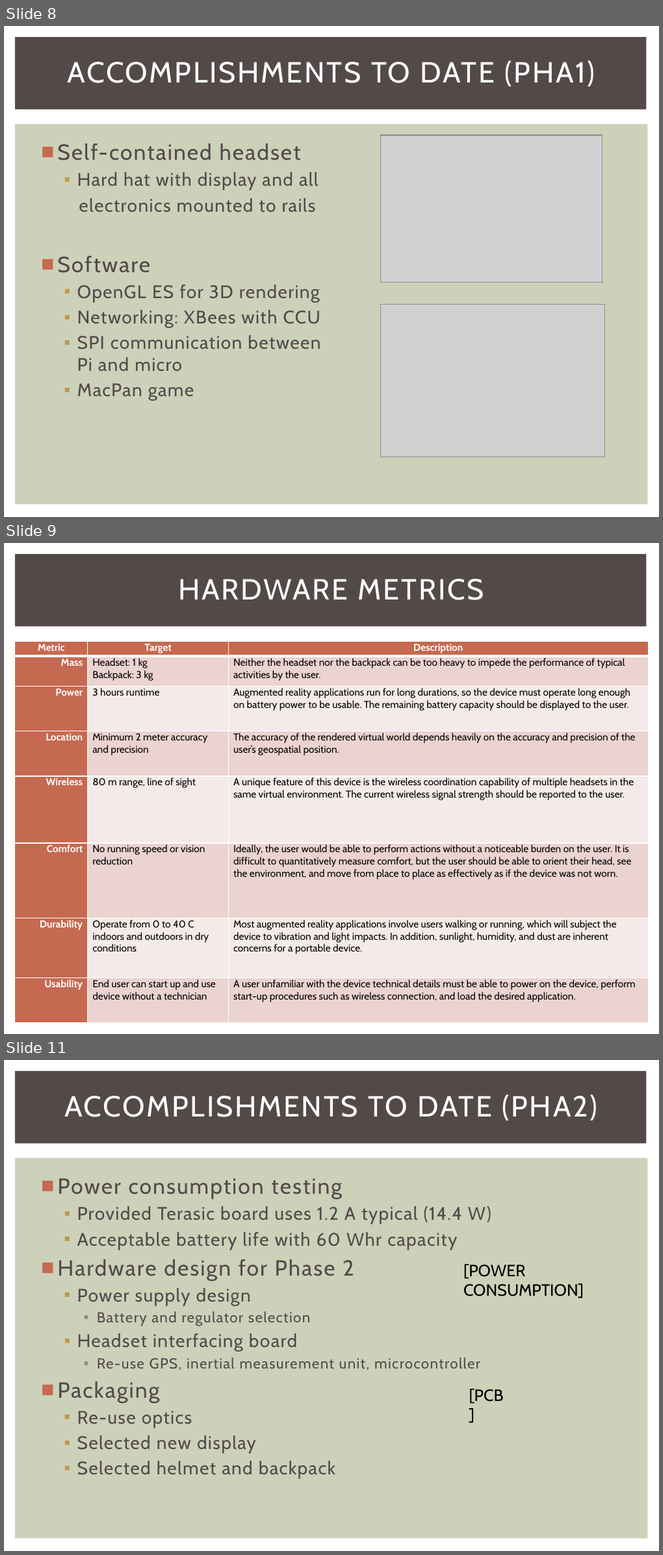
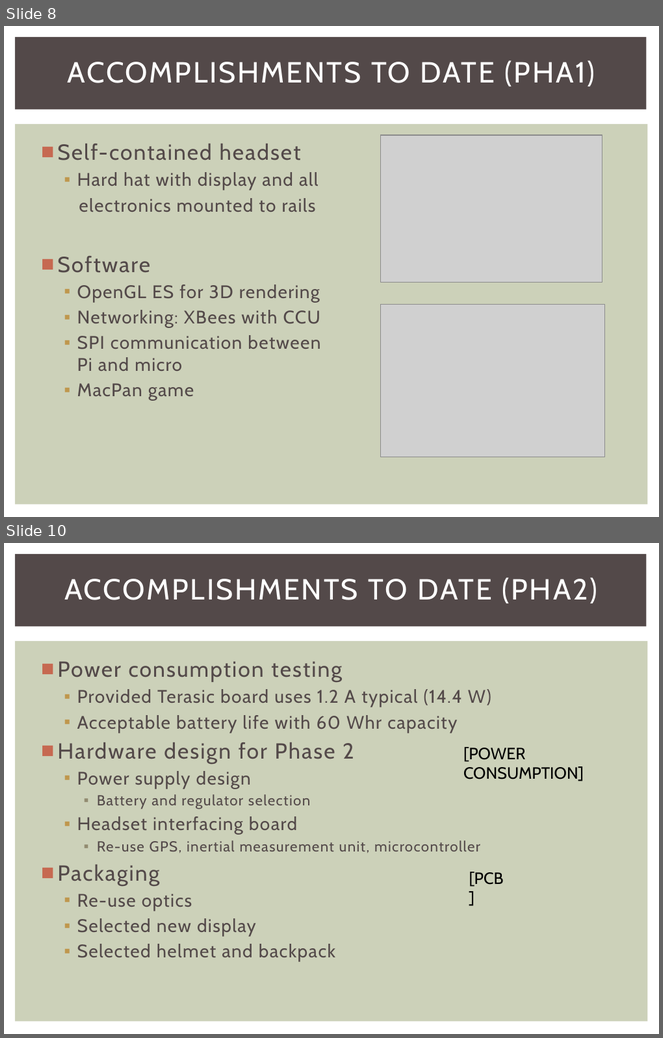
Before and after one commit to snowpuppy/augreality, a slide deck: doc/AugRealityMidReview.pptx. Shown one above the other, each under a label of ours: slides 8, 9 and 11 before the commit, slides 8 and 10 after it; the slides between them are not shown. The pictures are 663x1555 and 663x1038 pixels, drawn with LibreOffice and Linux fonts; fonts in the diff are those of the drawing; grey boxes stand for pictures. Boxes give left, top, right and bottom in pixels: in the first picture for what was removed or moved away, otherwise in the second. Text is boxed around its words. In the diff, an @@ line names an element or a change of style, - is before the commit and + after.

```diff
--- a/doc/AugRealityMidReview.pptx
+++ b/doc/AugRealityMidReview.pptx
@@ slide 9 removed at [4,543,659,1034], background #FFFFFF; not listed: 2 template elements that a slide beside it also shows @@
@@ title removed at [178,579,484,600] @@
-HARDWARE METRICS
@@ table removed at [15,641,648,1023], 8 rows, 3 columns @@
-Metric | Target | Description
-Mass | Headset: 1 kg / Backpack: 3 kg | Neither the headset nor the backpack can be too heavy to impede the performance of typical activities by the user.
-Power | 3 hours runtime | Augmented reality applications run for long durations, so the device must operate long enough on battery power to be usable. The remaining battery capacity should be displayed to the user.
-Location | Minimum 2 meter accuracy and precision | The accuracy of the rendered virtual world depends heavily on the accuracy and precision of the user’s geospatial position.
-Wireless | 80 m range, line of sight | A unique feature of this device is the wireless coordination capability of multiple headsets in the same virtual environment. The current wireless signal strength should be reported to the user.
-Comfort | No running speed or vision reduction | Ideally, the user would be able to perform actions without a noticeable burden on the user. It is difficult to quantitatively measure comfort, but the user should be able to orient their head, see the environment, and move from place to place as effectively as if the device was not worn.
-Durability | Operate from 0 to 40 C indoors and outdoors in dry conditions | Most augmented reality applications involve users walking or running, which will subject the device to vibration and light impacts. In addition, sunlight, humidity, and dust are inherent concerns for a portable device.
-Usability | End user can start up and use device without a technician | A user unfamiliar with the device technical details must be able to power on the device, perform start-up procedures such as wireless connection, and load the desired application.
@@ what was slide 11 is now slide 10 @@
```
Also in this commit, not shown: 2 slides changed, 4 slides added, 1 other slide removed.
